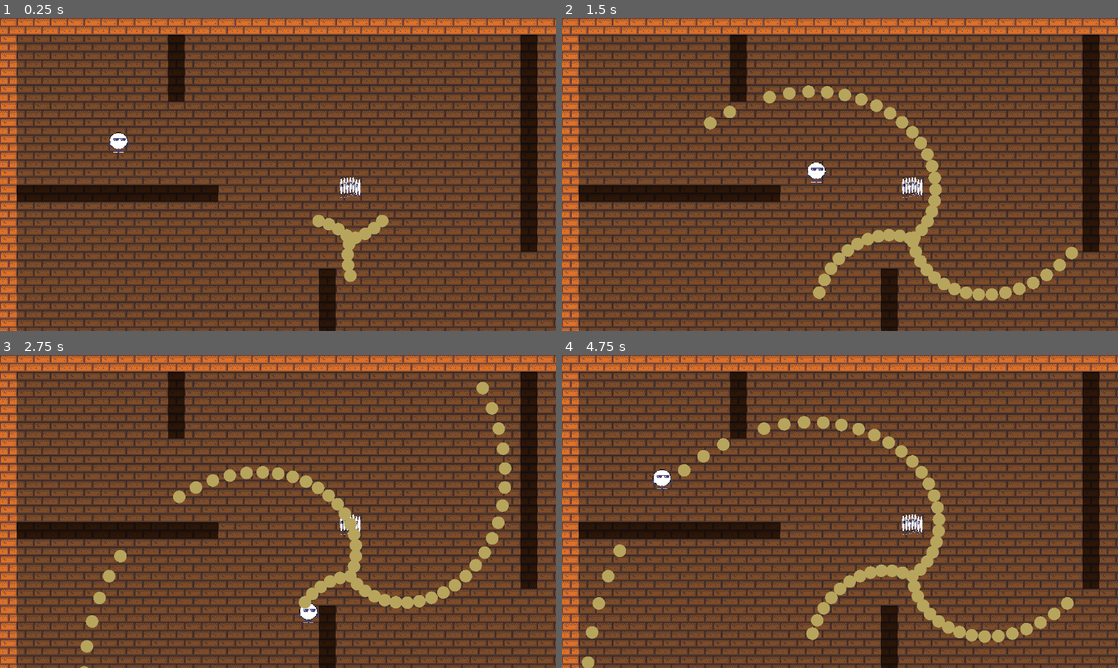
Above: before the commit, frames 1-4 (two rows, left to right).
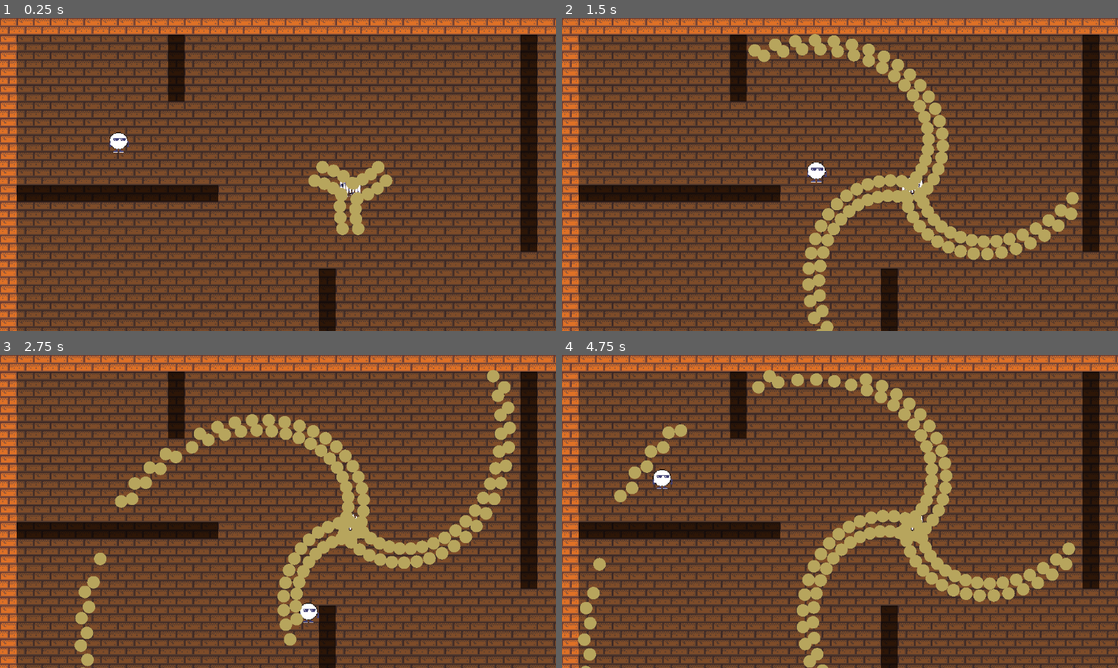
Above: after the commit, the same moments.

Repository: eduardo-kurek/MageMaze
Game: Godot game, scene res://world.tscn
The game is run twice, just before and just after one commit, with the same random seed, the same clock (stepped at 60 frames per second) and the same inputs.
Inputs:
- Up to frame 1 (0.25 s): no input
- Up to frame 2 (1.5 s): hold D (move_right) 0.53-1.28 s; hold S (move_down) from 1.28 s (still down)
- Up to frame 3 (2.75 s): release S (move_down) at 2.03 s; hold D (move_right) from 2.03 s (still down)
- Up to frame 4 (4.75 s): release D (move_right) at 2.78 s; hold W (move_up) 2.78-3.53 s; hold A (move_left) from 3.53 s (still down)

The runs differ from the first frame. In frame 1, 2.1% of the frame differs, in the area x 55-71%, y 45-85%; in frame 2, 9.8%; in frame 3, 11%; in frame 4, 11%, in the area x 2-93%, y 4-100%.

Commit message:
Adiciona ParallelShot

Diff:
--- /dev/null
+++ b/entities/behaviours/shoot/ParallelShoot.gd
@@ -0,0 +1,14 @@
+class_name ParallelShot
+extends ShotBehaviour
+
+@export_range(1, 1, 1, "or_greater") var count: int = 3
+@export var spacing: float = 16.0
+
+func fire(ctx: ShotContext) -> void:
+	var side := ctx.direction.orthogonal().normalized()
+	var start := -spacing * (count - 1) / 2.0
+
+	for i in count:
+		var shot := ctx.copy()
+		shot.position = ctx.position + side * (start + spacing * i)
+		next.fire(shot)
--- a/entities/enemies/prisioner/weapon.tres
+++ b/entities/enemies/prisioner/weapon.tres
@@ -2,6 +2,7 @@
 
 [ext_resource type="Script" uid="uid://b21hi32dggour" path="res://entities/behaviours/shoot/BulletDef.gd" id="1_5j44p"]
 [ext_resource type="Script" uid="uid://w5un0tyt7v7q" path="res://entities/behaviours/shoot/Weapon.gd" id="1_vks66"]
+[ext_resource type="Script" uid="uid://c0nrvxs6gbw6m" path="res://entities/behaviours/shoot/ParallelShoot.gd" id="2_kcjtv"]
 [ext_resource type="Script" uid="uid://jdit1pu3kt6w" path="res://entities/behaviours/shoot/Shot.gd" id="2_qqgya"]
 [ext_resource type="Script" uid="uid://cqv8lycu7p7ij" path="res://entities/behaviours/shoot/SpreadShot.gd" id="3_81uyr"]
 [ext_resource type="Script" uid="uid://bcm4wt3lj7kjp" path="res://entities/behaviours/shoot/OffsetShot.gd" id="3_kcjtv"]
@@ -14,9 +15,16 @@
 color = Color(0.719551, 0.6447952, 0.36639524, 1)
 metadata/_custom_type_script = "uid://b21hi32dggour"
 
-[sub_resource type="Resource" id="Resource_0pkrk"]
+[sub_resource type="Resource" id="Resource_xci5x"]
 script = ExtResource("2_qqgya")
 metadata/_custom_type_script = "uid://jdit1pu3kt6w"
+
+[sub_resource type="Resource" id="Resource_0pkrk"]
+script = ExtResource("2_kcjtv")
+count = 2
+spacing = 15.0
+next = SubResource("Resource_xci5x")
+metadata/_custom_type_script = "uid://c0nrvxs6gbw6m"
 
 [sub_resource type="Resource" id="Resource_kcjtv"]
 script = ExtResource("3_81uyr")
@@ -33,7 +41,6 @@
 
 [sub_resource type="Resource" id="Resource_umpxd"]
 script = ExtResource("3_kcjtv")
-distance = 50.0
 next = SubResource("Resource_vv16m")
 metadata/_custom_type_script = "uid://bcm4wt3lj7kjp"
 
Not shown, added: entities/behaviours/shoot/ParallelShoot.gd.uid
